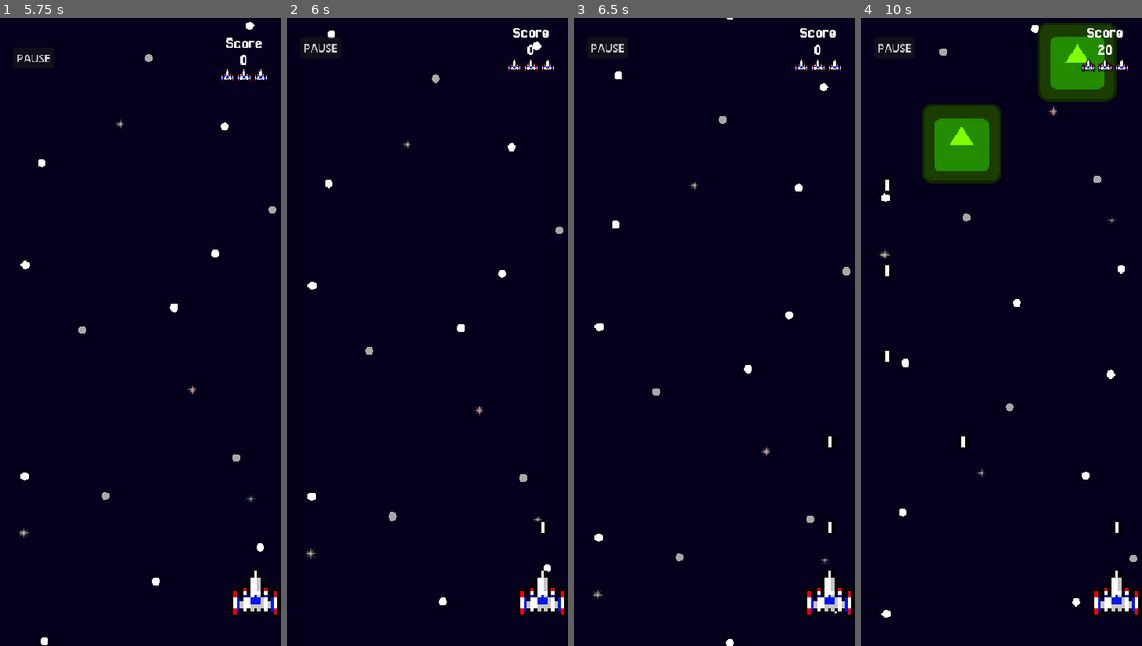
Above: before the commit, frames 1-4 (left to right).
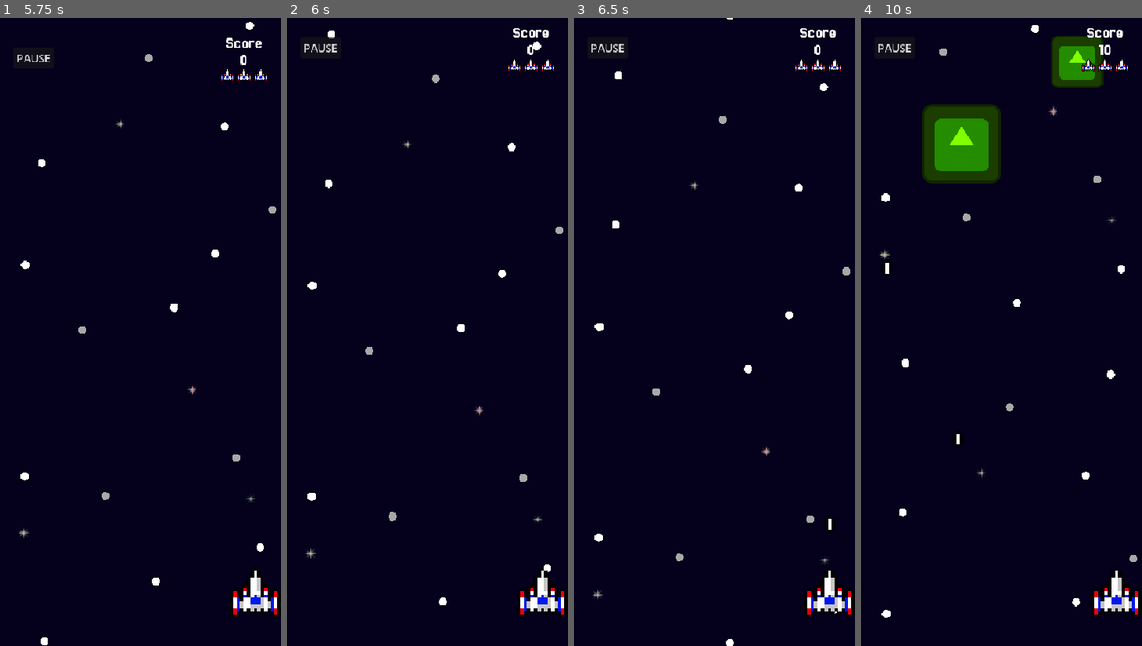
Above: after the commit, the same moments.

Repository: Juawo/space-shooter
Game: Godot game, scene res://scenes/game/main.tscn
Two runs of this game, one before a commit and one after it. Both use one fixed random seed, a clock stepped at 60 frames per second and the inputs below. The engine's default icon, where the game draws it, is replaced by a stand-in: a white triangle on a blue panel in a dark square.
Inputs (mouse positions are in pixels of both pictures, inside the frame that each line leads up to):
- Up to frame 1 (5.75 s): click (140, 231) at 0.52 s; type "Alex" at 0.6 s; click (140, 281) at 0.75 s; type "12" at 0.83 s; click (140, 231) at 0.98 s; type "Alex" at 1.07 s; click "SCORES" at 1.25 s; click "Regiser" at 2 s; click "CONFIGS" at 2.75 s; tap Enter at 3.5, 4.25, 5 s; move the mouse to (140, 332) at 3.52 s; hold Right (ui_right) 3.53-4.28 s; click (140, 332) at 3.67 s; move the mouse to (84, 363) at 4.27 s; hold Left (ui_left) 4.28-5.03 s; click (84, 363) at 4.42 s; move the mouse to (168, 193) at 5.02 s; hold Right (ui_right) from 5.03 s (still down); click (168, 193) at 5.17 s
- Up to frame 2 (6 s): keep holding Right (ui_right); tap Enter at 5.75 s; move the mouse to (413, 457) at 5.77 s; click (413, 457) at 5.92 s
- Up to frame 3 (6.5 s): keep holding Right (ui_right)
- Up to frame 4 (10 s): move the mouse to (1085, 426) at 6.52 s; release Right (ui_right) at 6.53 s; hold Left (ui_left) 6.53-8.78 s; click (1085, 426) at 6.67 s; move the mouse to (917, 237) at 7.27 s; click (917, 237) at 7.42 s; move the mouse to (1015, 332) at 8.02 s; click (1015, 332) at 8.17 s; move the mouse to (959, 175) at 8.77 s; hold Right (ui_right) from 8.78 s (still down); click (959, 175) at 8.92 s; move the mouse to (1063, 300) at 9.52 s; click (1063, 300) at 9.67 s

Frame 1 is identical in both runs. In frame 2, less than 0.1% of the frame differs, in the area x 89-94%, y 79-83%; in frame 3, 0.1%; in frame 4, 3.2%, in the area x 7-94%, y 0-83%.

Commit message:
feat: enhance touch control logic for smoother player movement

Diff:
--- a/scenes/game/player/player.tscn
+++ b/scenes/game/player/player.tscn
@@ -37,7 +37,6 @@
 position = Vector2(1, -37)
 
 [node name="ShootTimer" type="Timer" parent="."]
-wait_time = 0.5
 autostart = true
 
 [node name="InvecibleTimer" type="Timer" parent="."]
--- a/scripts/game/player/player.gd
+++ b/scripts/game/player/player.gd
@@ -48,19 +48,26 @@
 			velocity.x = move_toward(velocity.x, 0, SPEED * delta)
 
 	else:
-		# --- LÓGICA DE TOQUE (TOUCH) ---
+		# --- LÓGICA DE TOQUE (TOUCH) ULTRA SUAVE ---
 		if Input.is_mouse_button_pressed(MOUSE_BUTTON_LEFT):
 			var mouse_x = get_viewport().get_mouse_position().x
 			var distance = mouse_x - global_position.x
 
-			# No Touch, a sensibilidade controla quão rápido a nave alcança o dedo
-			# Ajustamos o peso do lerp (0.3 original) com base na sensibilidade
-			var touch_weight = clamp(0.3 * sense_multiplier, 0.05, 1.0)
+			# 1. Zona Morta (Essential): Se estiver a menos de 2px, a nave já chegou.
+			if abs(distance) < 2.0:
+				velocity.x = move_toward(velocity.x, 0, SPEED * delta * 20)
+			else:
+				# 2. Cálculo da Velocidade Alvo
+				# Usamos uma curva para a nave desacelerar conforme chega perto (Smooth Out)
+				var desired_speed = clamp(abs(distance) * 10.0, 0, SPEED * 6.0)
+				target_velocity = sign(distance) * desired_speed * sense_multiplier
 
-			velocity.x = lerp(velocity.x, distance / delta, touch_weight)
+				# 3. Interpolação de Velocidade (Peso menor = mais suave)
+				var weight = 0.15 * sense_multiplier
+				velocity.x = lerp(velocity.x, target_velocity, clamp(weight, 0, 1))
 		else:
-			velocity.x = move_toward(velocity.x, 0, SPEED * delta * 5)
-
+			# Desaceleração rápida ao soltar o dedo
+			velocity.x = move_toward(velocity.x, 0, SPEED * delta * 10)
 	move_and_slide()
 
 	# Clamp (Limitar a nave dentro da tela)
